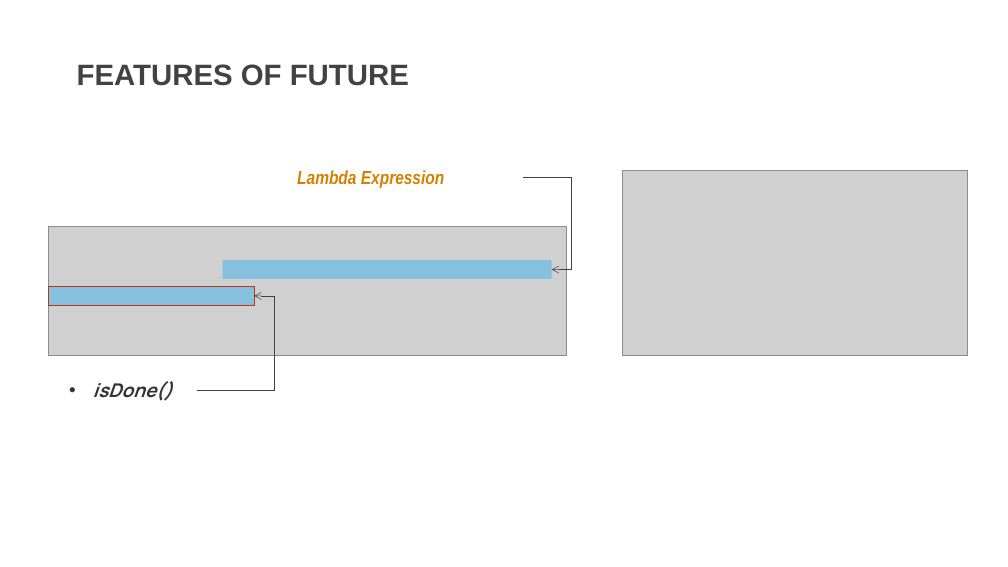
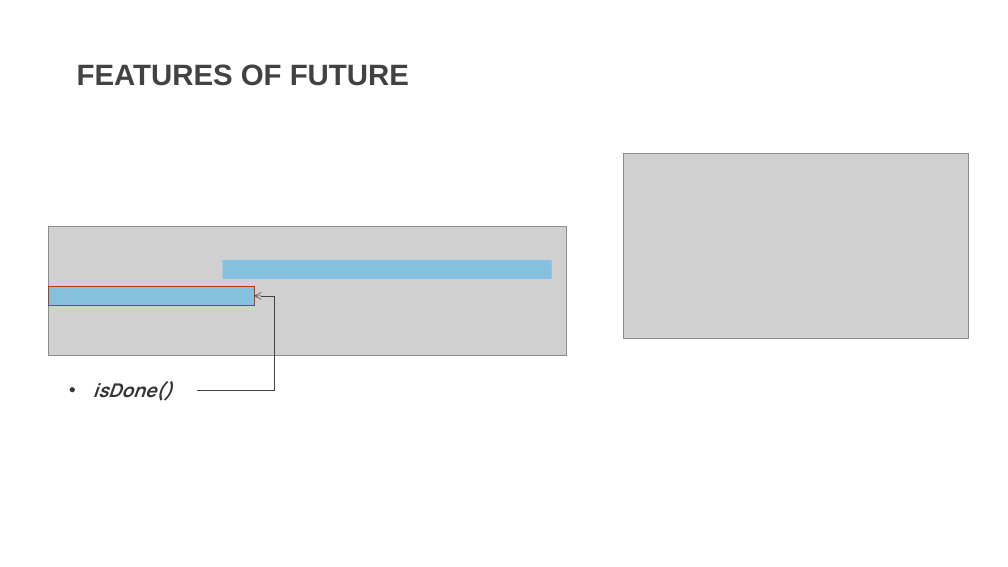
Before and after one commit to DevDay2019-AxonActive/DevDay2019---Advanced-Java, a slide deck: slide 5 of presentations/java_future.pptx. Drawn at 1008x567 pixels with LibreOffice and Linux fonts; fonts in the diff are those of the drawing; grey boxes stand for pictures; background and template pictures are left out. Boxes give left, top, right and bottom in pixels: in the first picture for what was removed or moved away, otherwise in the second. Text is boxed around its words. In the diff, an @@ line names an element or a change of style, - is before the commit and + after.

```diff
--- a/presentations/java_future.pptx
+++ b/presentations/java_future.pptx
@@ text removed at bbox=[297, 170, 444, 188] @@
-Lambda Expression
@@ elbow arrow removed from (523, 178) to (552, 270) @@
@@ picture: place and size @@
-picture at bbox=[623, 170, 968, 355]
+picture at bbox=[624, 154, 969, 339]
```
Also in this commit, not shown: 12 other slides changed, 3 slides added, 9 slides removed.
